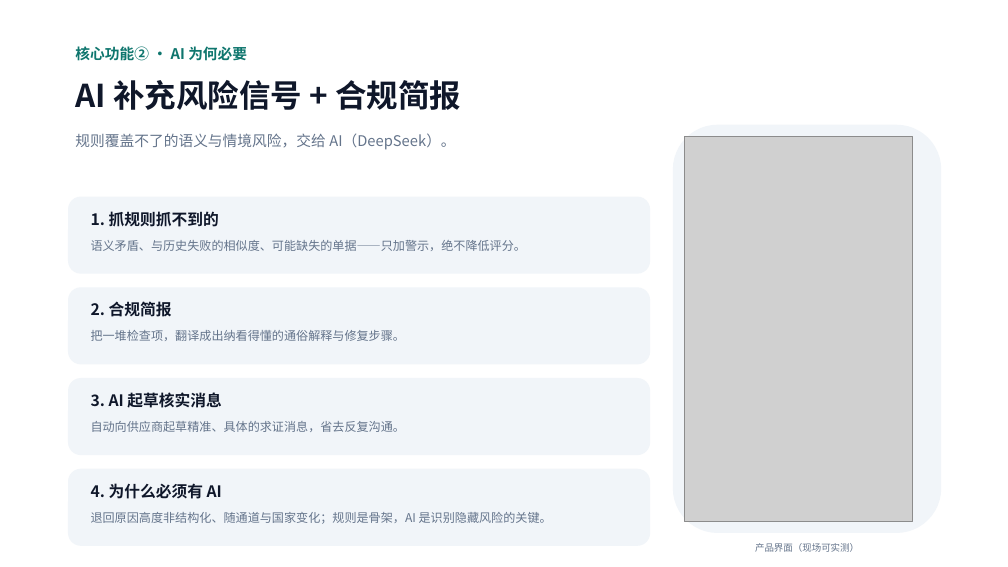
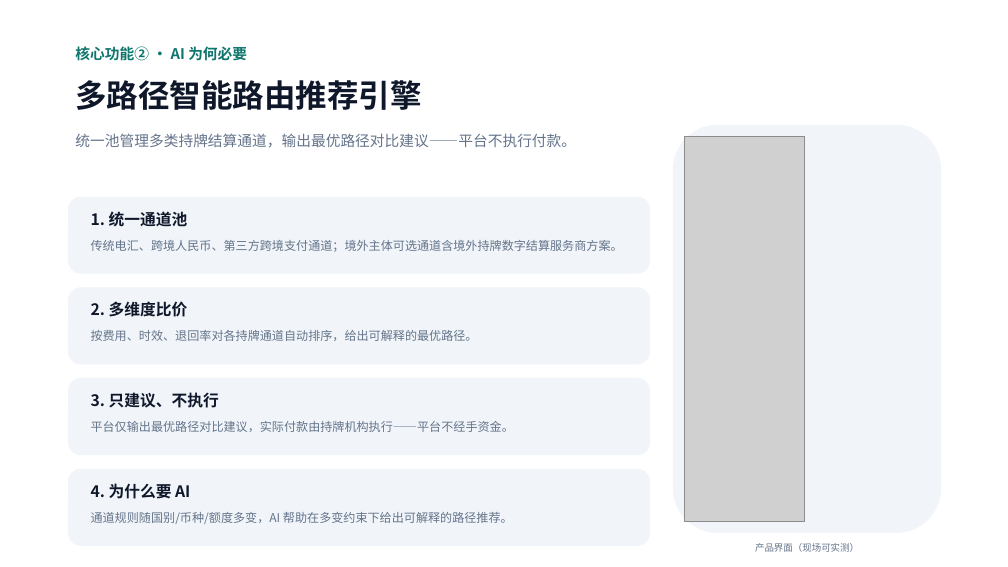
Before and after one commit to Michael-4753/flowguard-payout, a slide deck: slide 6 of public/FlowGuard-Hackathon-Pitch.pptx. Drawn at 1008x567 pixels with LibreOffice and Linux fonts; fonts in the diff are those of the drawing; grey boxes stand for pictures. Boxes give left, top, right and bottom in pixels: in the first picture for what was removed or moved away, otherwise in the second. Text is boxed around its words. In the diff, an @@ line names an element or a change of style, - is before the commit and + after.

```diff
--- a/public/FlowGuard-Hackathon-Pitch.pptx
+++ b/public/FlowGuard-Hackathon-Pitch.pptx
@@ text at (75,80,421,110): text changed @@
-AI 补充风险信号 + 合规简报
+多路径智能路由推荐引擎
@@ text at (75,133,576,148): text changed @@
-规则覆盖不了的语义与情境风险，交给 AI（DeepSeek）。
+统一池管理多类持牌结算通道，输出最优路径对比建议——平台不执行付款。
@@ picture: place and size @@
-picture at (684,136,913,522)
+picture at (684,136,805,522)
@@ text at (91,211,188,227): text changed @@
-1. 抓规则抓不到的
+1. 统一通道池
@@ text at (91,240,623,252): text changed @@
-语义矛盾、与历史失败的相似度、可能缺失的单据——只加警示，绝不降低评分。
+传统电汇、跨境人民币、第三方跨境支付通道；境外主体可选通道含境外持牌数字结算服务商方案。
@@ text at (91,301,188,317): text changed @@
-2. 合规简报
+2. 多维度比价
@@ text at (91,330,478,341): text changed @@
-把一堆检查项，翻译成出纳看得懂的通俗解释与修复步骤。
+按费用、时效、退回率对各持牌通道自动排序，给出可解释的最优路径。
@@ text at (91,392,219,408): text changed @@
-3. AI 起草核实消息
+3. 只建议、不执行
@@ text at (91,421,514,432): text changed @@
-自动向供应商起草精准、具体的求证消息，省去反复沟通。
+平台仅输出最优路径对比建议，实际付款由持牌机构执行——平台不经手资金。
@@ text at (91,483,190,499): text changed @@
-4. 为什么必须有 AI
+4. 为什么要 AI
@@ text at (91,512,513,524): text changed @@
-退回原因高度非结构化、随通道与国家变化；规则是骨架，AI 是识别隐藏风险的关键。
+通道规则随国别/币种/额度多变，AI 帮助在多变约束下给出可解释的路径推荐。
```
Also in this commit, not shown: 3 other slides changed, 1 slide added, 1 slide removed, 1 other file.
